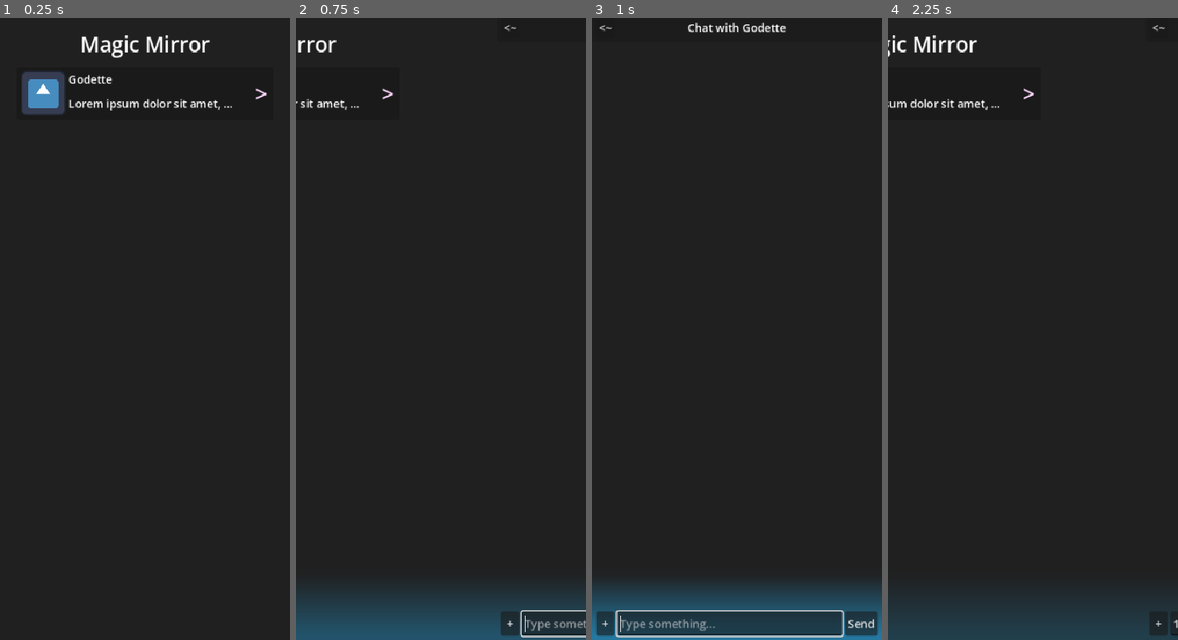
Above: before the commit, frames 1-4 (left to right).
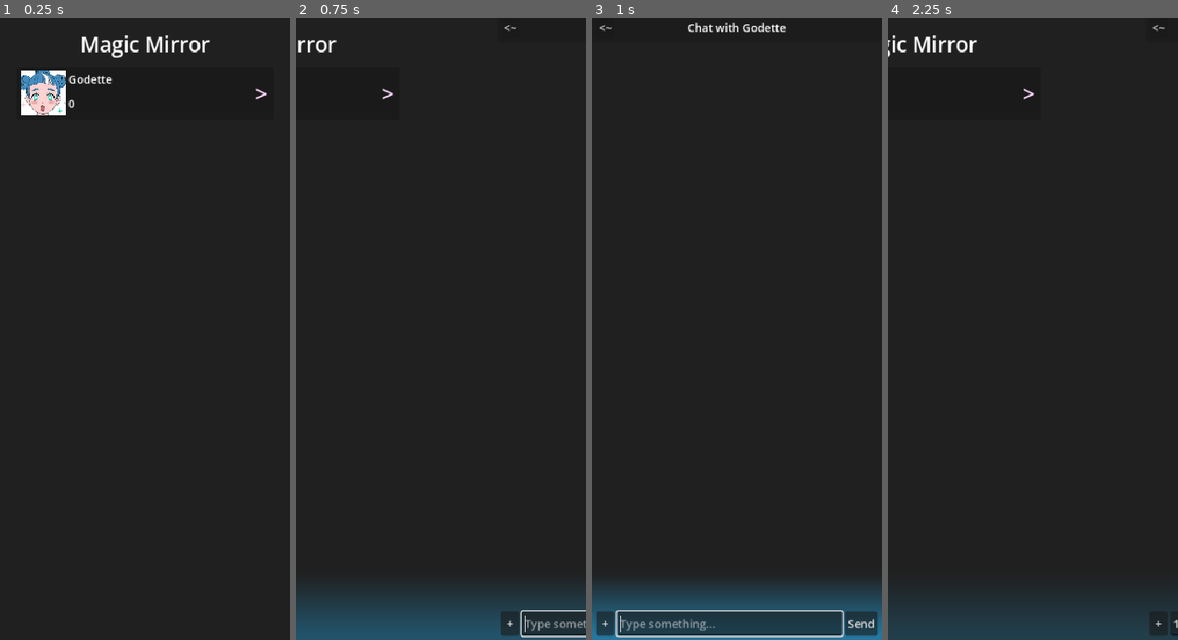
Above: after the commit, the same moments.

Repository: amethystcutie/magic-mirror
Game: Godot game, scene res://main_view.tscn
Same seed, same stepped clock (60 frames per second), same inputs: the game is played once before the commit and once after it. The engine's default icon, where the game draws it, is replaced by a stand-in: a white triangle on a blue panel in a dark square.
Inputs (mouse positions are in pixels of both pictures, inside the frame that each line leads up to):
- Up to frame 1 (0.25 s): no input
- Up to frame 2 (0.75 s): click (441, 92) at 0.5 s
- Up to frame 3 (1 s): no input
- Up to frame 4 (2.25 s): click (1024, 621) at 1.27 s; type "12" at 1.35 s; click "<~" at 2 s

The runs differ from the first frame. In frame 1, 1.5% of the frame differs, in the area x 7-80%, y 8-16%; in frame 2, 0.1%; in frame 3, nothing differs; in frame 4, 0.3%.

Commit message:
made pforile picture how up

Diff:
--- a/components/contact_listing.tscn
+++ b/components/contact_listing.tscn
@@ -17,7 +17,8 @@
 [node name="HBoxContainer" type="HBoxContainer" parent="MarginContainer" unique_id=895252727]
 layout_mode = 2
 
-[node name="TextureRect" type="TextureRect" parent="MarginContainer/HBoxContainer" unique_id=1141877143]
+[node name="ProfilePic" type="TextureRect" parent="MarginContainer/HBoxContainer" unique_id=1141877143]
+unique_name_in_owner = true
 custom_maximum_size = Vector2(64, 64)
 layout_mode = 2
 texture = ExtResource("1_c47oa")
@@ -27,11 +28,13 @@
 layout_mode = 2
 size_flags_horizontal = 3
 
-[node name="Label" type="Label" parent="MarginContainer/HBoxContainer/VBoxContainer" unique_id=1619058019]
+[node name="NameLabel" type="Label" parent="MarginContainer/HBoxContainer/VBoxContainer" unique_id=1619058019]
+unique_name_in_owner = true
 layout_mode = 2
 text = "Godette"
 
-[node name="Desc" type="Label" parent="MarginContainer/HBoxContainer/VBoxContainer" unique_id=861589775]
+[node name="DescLabel" type="Label" parent="MarginContainer/HBoxContainer/VBoxContainer" unique_id=861589775]
+unique_name_in_owner = true
 layout_mode = 2
 text = "Lorem ipsum dolor sit amet, consectetur adipisicing elit. Aperiam blanditiis corporis, cumque deserunt dolorum esse incidunt inventore magni, minus, quod rerum tempore voluptatem? Architecto facere sequi sint sunt totam, vel?"
 text_overrun_behavior = 6
--- a/src/components/contact_listing.gd
+++ b/src/components/contact_listing.gd
@@ -6,3 +6,7 @@
 	%Button.pressed.connect(func():
 		AppState.current_chat = Conversation.with(contact)
 		AppState.switch(AppState.View.CHAT))
+
+	%NameLabel.text = contact.name
+	%DescLabel.text = str(contact.id)
+	%ProfilePic.texture = contact.picture
